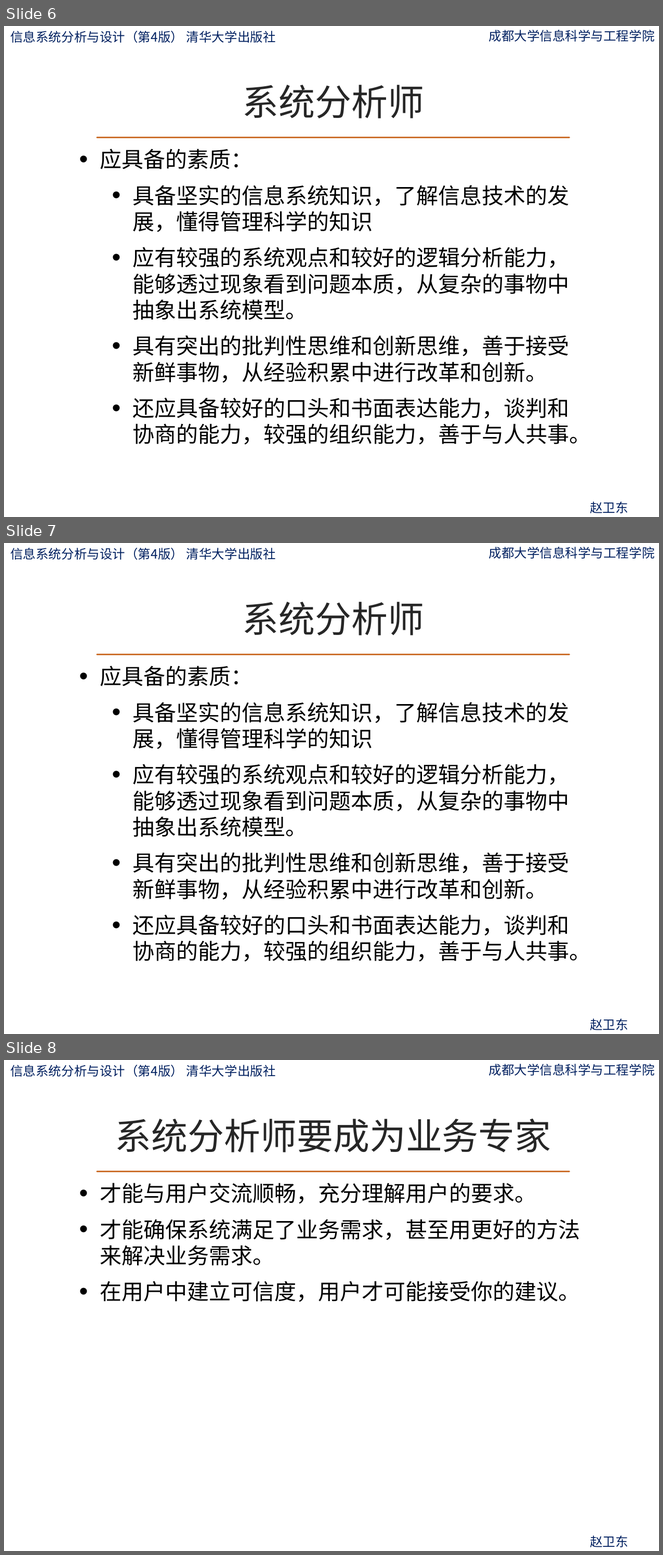
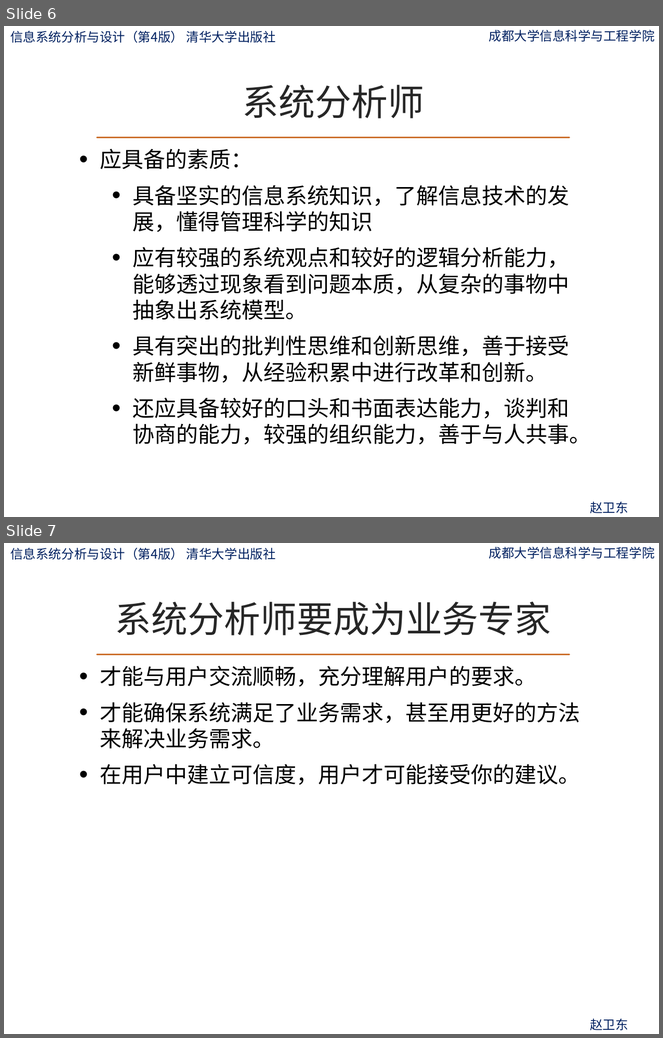
Before and after one commit to zwdcdu/is_analysis, a slide deck: ppt/第5章-系统分析概述.pptx. Shown one above the other, each under a label of ours: slides 6, 7 and 8 before the commit, slides 6 and 7 after it. The pictures are 663x1555 and 663x1038 pixels, drawn with LibreOffice and Linux fonts; fonts in the diff are those of the drawing; background and template pictures are left out. Boxes give left, top, right and bottom in pixels: in the first picture for what was removed or moved away, otherwise in the second. Text is boxed around its words. In the diff, an @@ line names an element or a change of style, - is before the commit and + after.

```diff
--- a/ppt/第5章-系统分析概述.pptx
+++ b/ppt/第5章-系统分析概述.pptx
@@ slide 7 removed at [4, 543, 659, 1034], background picture (left out); not listed: 4 template elements that a slide beside it also shows @@
@@ title removed at [242, 602, 424, 636] @@
-系统分析师
@@ text removed at [100, 666, 591, 962] @@
-• 应具备的素质：
-  • 具备坚实的信息系统知识，了解信息技术的发展，懂得管理科学的知识
-  • 应有较强的系统观点和较好的逻辑分析能力，能够透过现象看到问题本质，从复杂的事物中抽象出系统模型。
-  • 具有突出的批判性思维和创新思维，善于接受新鲜事物，从经验积累中进行改革和创新。
-  • 还应具备较好的口头和书面表达能力，谈判和协商的能力，较强的组织能力，善于与人共事。
@@ what was slide 8 is now slide 7 @@
```
Also in this commit, not shown: 1 slide changed, 6 other files.
